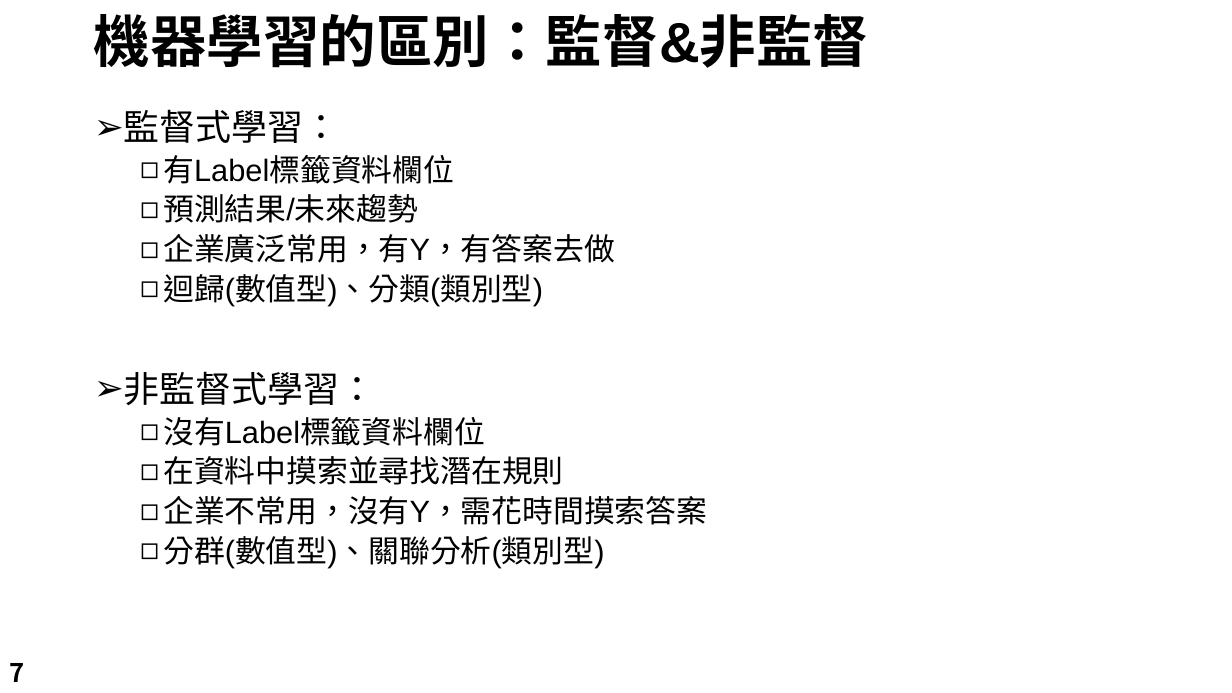
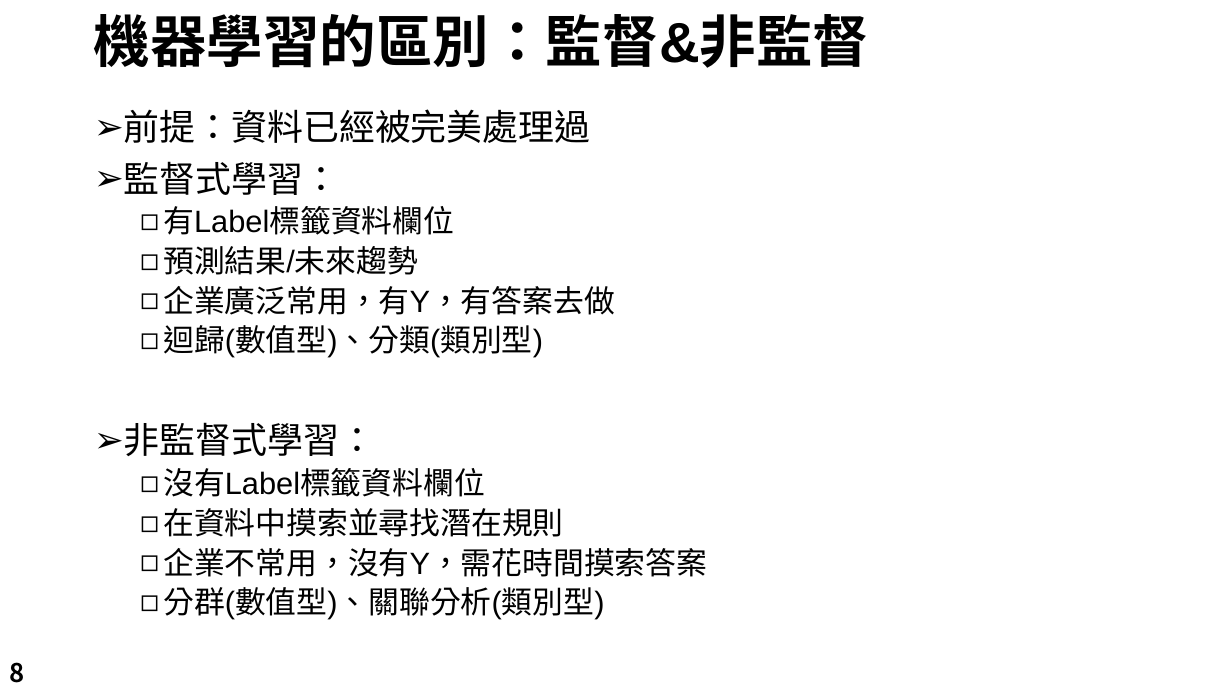
Before and after one commit to LeBronWilly/Basic_R_Language, a slide deck: slide 8 of R_Presentation.pptx (slide 7 before the commit). Drawn at 1232x693 pixels with LibreOffice and Linux fonts; fonts in the diff are those of the drawing; background and template pictures are left out. Boxes give left, top, right and bottom in pixels: in the first picture for what was removed or moved away, otherwise in the second. Text is boxed around its words. In the diff, an @@ line names an element or a change of style, - is before the commit and + after.

```diff
--- a/R_Presentation.pptx
+++ b/R_Presentation.pptx
@@ text at (124,109,591,143): paragraph added @@
+➢ 前提：資料已經被完美處理過
@@ page number at (9,662,24,683): text changed @@
-7
+8
```
Also in this commit, not shown: 12 other slides changed, 2 slides added, 1 other file.
